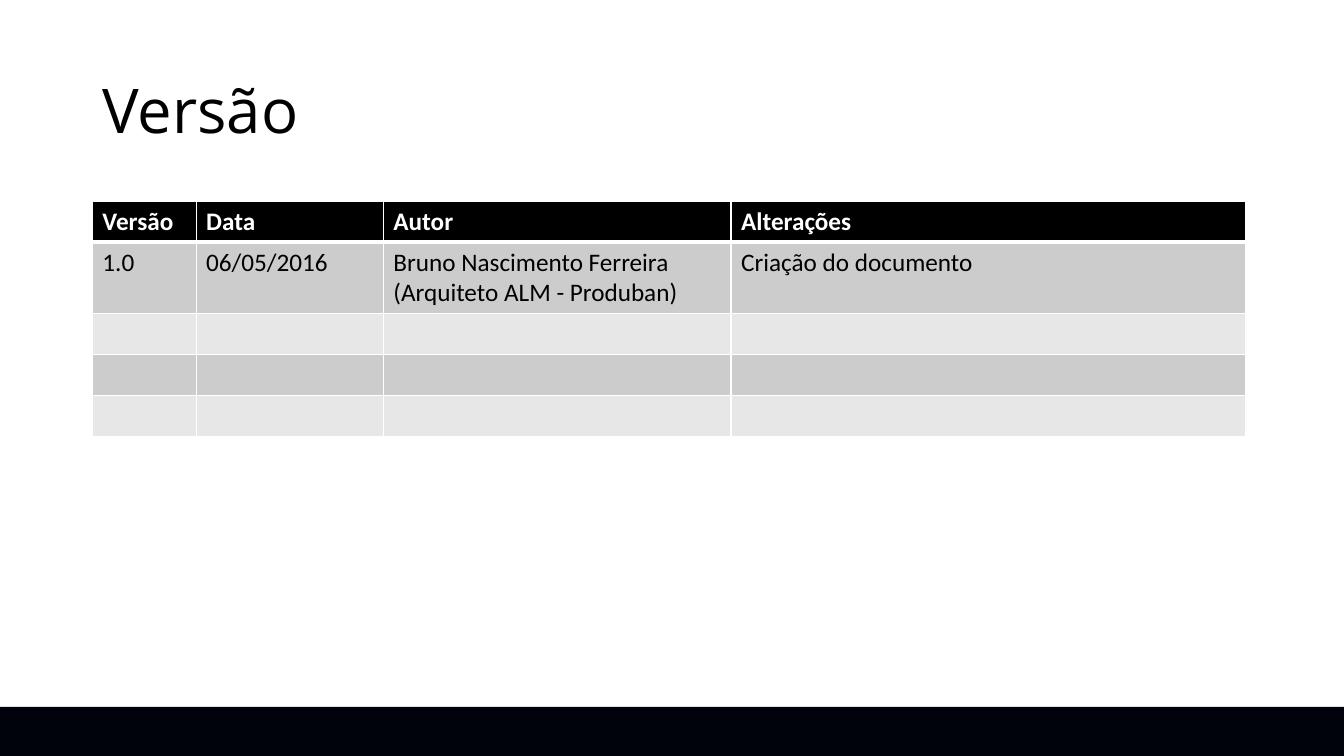
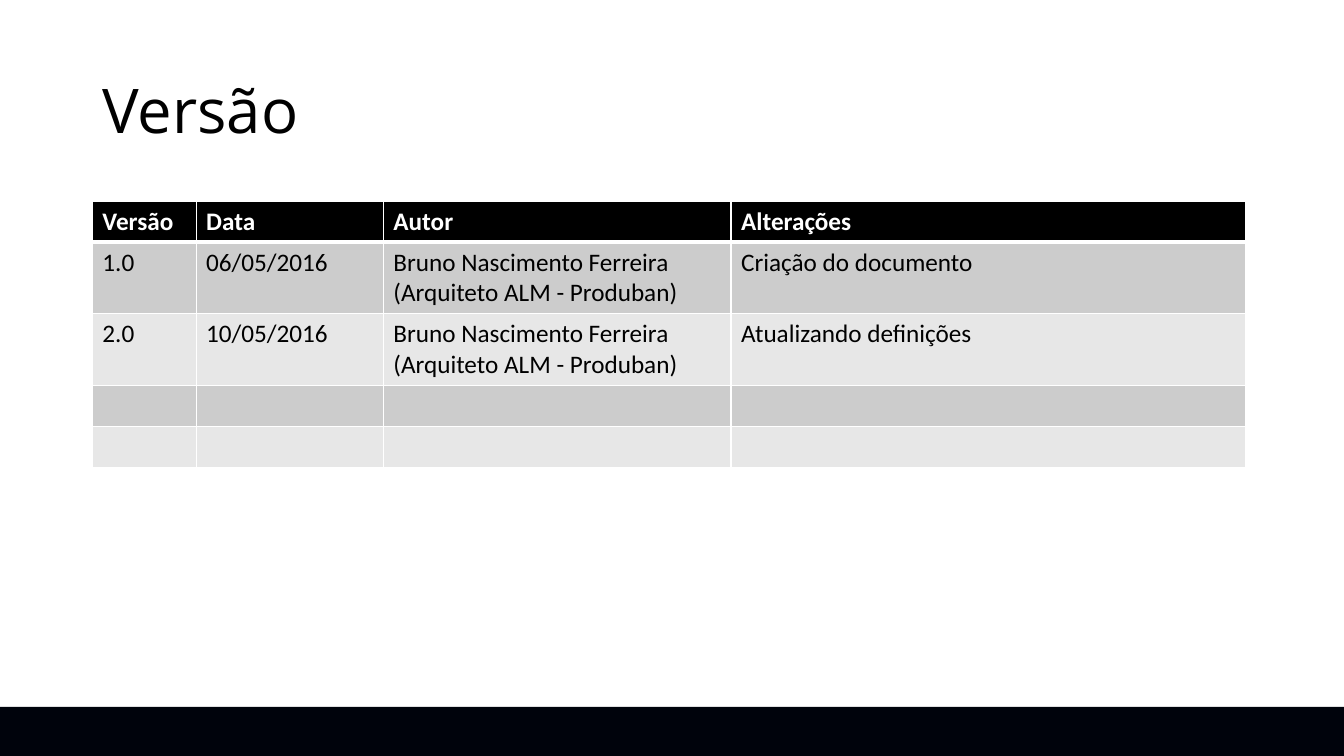
Before and after one commit to is44c/ALM-SerenityBR, a slide deck: slide 2 of Guias/Scrum e Jira/TreinamentoJira_ScrumMasterPO.pptx. Drawn at 1344x756 pixels with LibreOffice and Linux fonts; fonts in the diff are those of the drawing; background and template pictures are left out. Boxes give left, top, right and bottom in pixels: in the first picture for what was removed or moved away, otherwise in the second. Text is boxed around its words. In the diff, an @@ line names an element or a change of style, - is before the commit and + after.

```diff
--- a/Guias/Scrum e Jira/TreinamentoJira_ScrumMasterPO.pptx
+++ b/Guias/Scrum e Jira/TreinamentoJira_ScrumMasterPO.pptx
@@ table at (93,202,1247,466) @@
+row 3: 2.0 | 10/05/2016 | Bruno Nascimento Ferreira / (Arquiteto ALM - Produban) | Atualizando definições
-row 5:  |  |  | 
```
Also in this commit, not shown: 5 other slides changed, 8 slides added, 7 other files.
